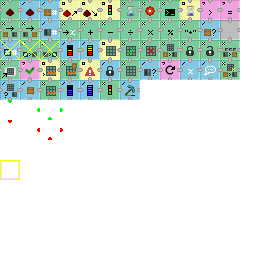
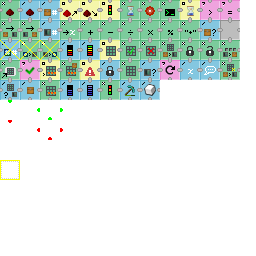
Layered file, before and after one edit (256px x 256px). Changes by layer:
painted on "icons.png" over 140, 80, 160, 100
